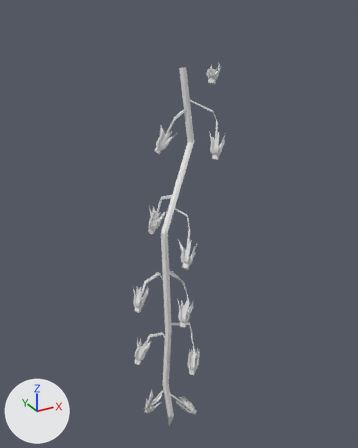
The OBJ model meshes/env/plants/v4_rachis0.obj: old version first, new version second.
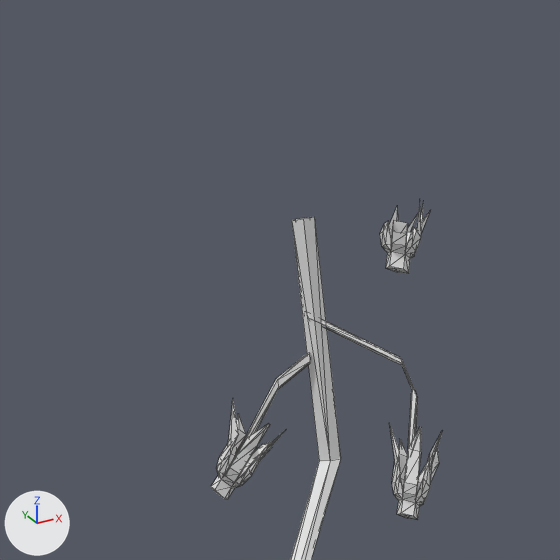
There are two pictures of each version: one whole from a camera (50 mm lens) standing at (-0.1193, -0.2615, 0.0371) and looking at (0.019, -0.01, -0.0887), one close up on the part from 25% to 73% of the width and 0% to 39% of the height. Every picture has the same lights, and +X, +Y and +Z are marked at lower left. The older version's two pictures come first. The close-ups show mesh edges as thin lines. Where no turn or scale is listed for an object, it has been applied to the vertices. Vertices at exactly the same position are counted once.

Script lines for the objects in view, before the commit:
```python
me_v4_rachis0 = bpy.data.meshes.new('v4_rachis0')
me_v4_rachis0.from_pydata(...)  # 1100 vertices, 2097 faces; spans x -0.018..0.05, y -0.046..0.013, z -0.241..0.009
ob_v4_rachis0 = bpy.data.objects.new('v4_rachis0', me_v4_rachis0)
ob_v4_rachis0.location = (0.0, 0.0, 0.0)
```
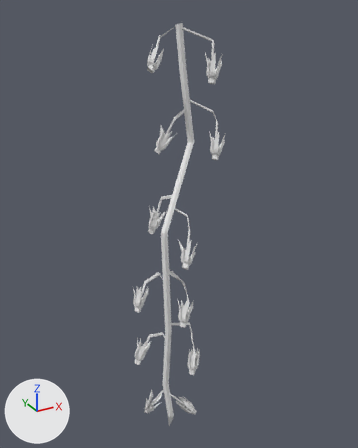
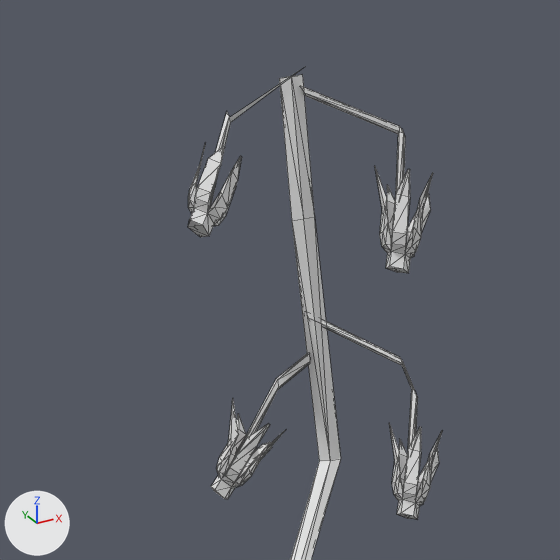
Changed parts and their boxes [x1, y1, x2, y2] in the close-ups (560 x 560 px):
'v4_rachis0', reshaped: before [211, 202, 442, 560]; after [188, 70, 442, 560]
part 1 of me_v4_rachis0, added: after [188, 70, 300, 237]
part 2 of me_v4_rachis0, added: after [279, 75, 433, 234]

Diff of the bpy script that builds the scene:
```diff
--- a/meshes/env/plants/v4_rachis0.obj.py
+++ b/meshes/env/plants/v4_rachis0.obj.py
@@ me_v4_rachis0 @@
 # used by ob_v4_rachis0; location = (0.0, 0.0, 0.0)
-me_v4_rachis0.from_pydata(...)  # 1100 vertices, 2097 faces; spans x -0.018..0.05, y -0.046..0.013, z -0.241..0.009
+me_v4_rachis0.from_pydata(...)  # 1233 vertices, 2366 faces; spans x -0.018..0.05, y -0.046..0.013, z -0.241..0.03
+# me_v4_rachis0 part 1: a new loose piece of 91 vertices spanning x 0.005..0.028, y 0.0..0.013, z 0.002..0.03
+# me_v4_rachis0 part 2
+# 37 vertices are added at x 0.025..0.044, y -0.022..0.007, z 0.008..0.028
+# 5 new vertices lie (0.002, 0.0, 0.004) away from vertices in x 0.033..0.039, y -0.021..-0.02, z 0.009..0.01
+# 95 new faces join them
+# other edits to the shape of me_v4_rachis0 do not show in these pictures
```
